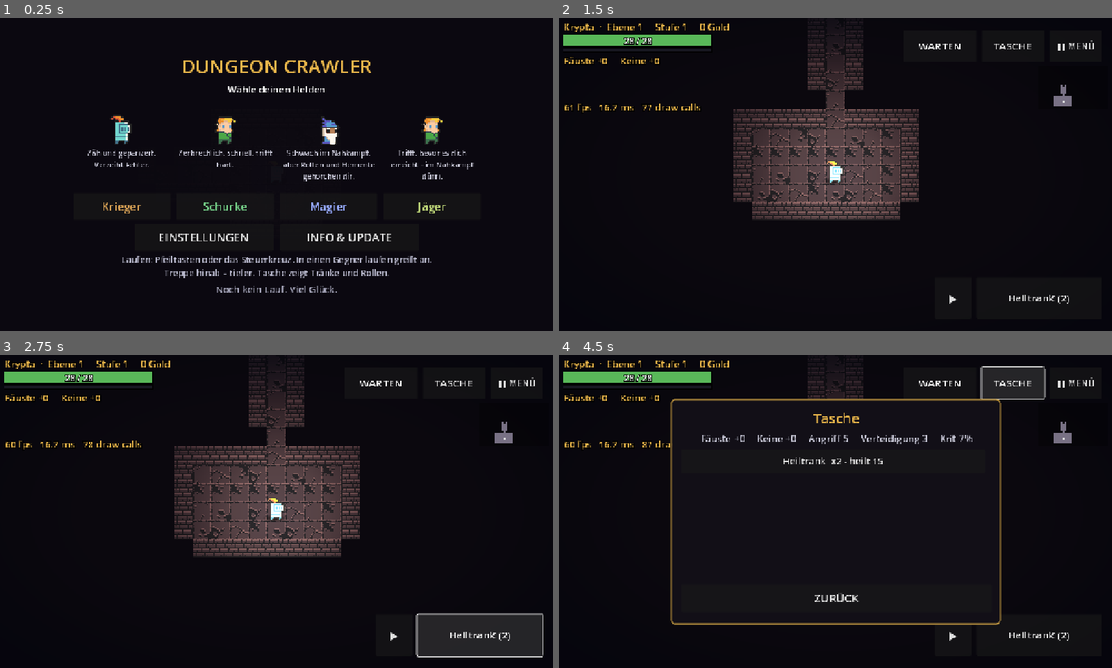
Above: before the commit, frames 1-4 (two rows, left to right).
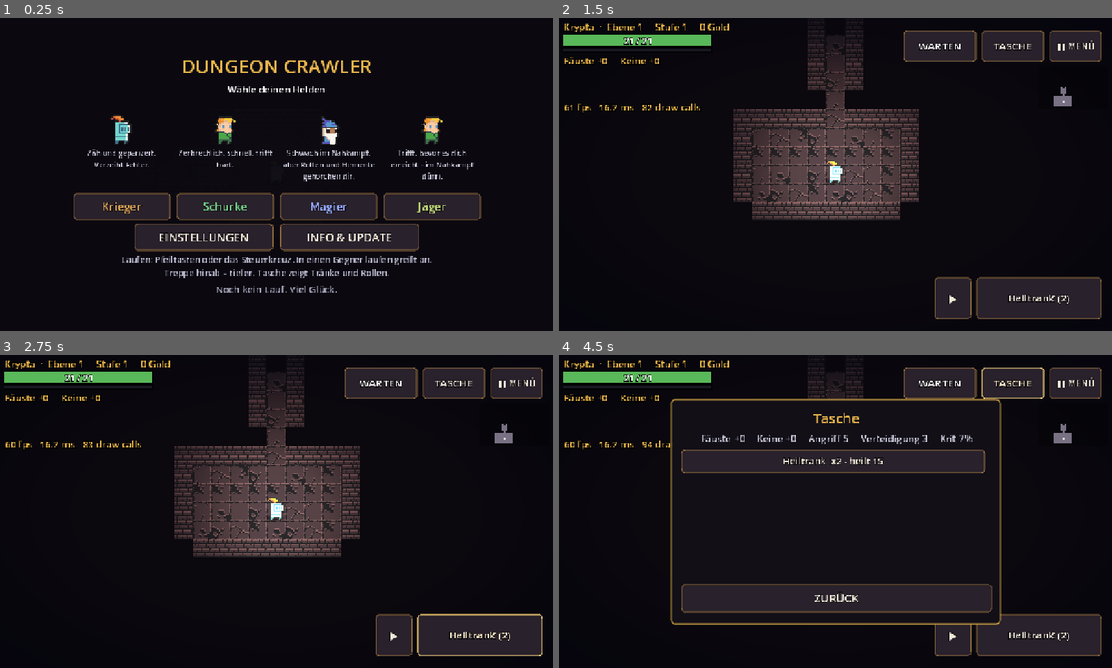
Above: after the commit, the same moments.

Repository: GermanDudeXX/dungeon-crawler
Game: Godot game, scene res://scenes/main.tscn
The game is run twice, just before and just after one commit, with the same random seed, the same clock (stepped at 60 frames per second) and the same inputs.
Inputs (mouse positions are in pixels of both pictures, inside the frame that each line leads up to):
- Up to frame 1 (0.25 s): no input
- Up to frame 2 (1.5 s): click "Krieger" at 0.5 s; click (785, 205) at 1.25 s, where only the run after the commit has a clickable "Schurke"
- Up to frame 3 (2.75 s): click "Heiltrank (2)" at 2 s
- Up to frame 4 (4.5 s): click "▶" at 2.75 s; click "WARTEN" at 3.5 s; click "TASCHE" at 4.25 s

The runs differ from the first frame. In frame 1, 1.5% of the frame differs, in the area x 13-88%, y 55-75%; in frame 2, 1.0%; in frame 3, 1.3%; in frame 4, 2.3%, in the area x 12-99%, y 2-97%.

Commit message:
Godot 1.6.2: Knöpfe aus Stein und Messing, Schwierigkeit gehört zum Lauf
Godots Standardknopf ist eine graue Platte aus einem anderen Programm.
Neben dem Tileset liest er sich wie ein Fehlerfenster. Jetzt derselbe
warme dunkle Stein wie die Fenster, mit Messingkante: heller unter dem
Finger, leuchtend beim Drücken, stumpf und grau, wenn er nicht gedrückt
werden kann - das sagte vorher nur ein etwas blasseres Wort. Gesetzt als
ein Thema auf der ganzen Oberfläche, damit auch alles erbt, was später
gebaut wird, und das ist das meiste.

Das Steuerkreuz bleibt bewusst leiser: es liegt den ganzen Lauf unter
einem Daumen, und acht messinggeränderte Platten in der Ecke wären das
Lauteste im ganzen Verlies.

Die Schwierigkeit stand in den Einstellungen zwischen Ton und rotem Blitz
und ließ sich mitten im Lauf umstellen. Das ändert an dem, was schon auf
der Ebene steht, gar nichts - ein Hardcore-Lauf konnte also auf Leicht zu
Ende gespielt werden. Sie gehört zum Lauf, also wird sie nach der
Heldenwahl gefragt, in einem eigenen Fenster mit den vier Beschreibungen,
und danach für den ganzen Lauf gehalten. Nachlesen kann man sie auf der
Werte-Seite; der alte Umschaltknopf ist weg.

Co-Authored-By: Claude Opus 5 <noreply@anthropic.com>
Claude-Session: https://claude.ai/code/session_01WQiUvBCjkdxtXigdz77eh9

Diff:
--- a/godot/project.godot
+++ b/godot/project.godot
@@ -17,7 +17,7 @@
 config/name="Dungeon Crawler (Godot)"
 ; What the update button compares against. Keep this in step with
 ; export_presets.cfg - they are two halves of the same number.
-config/version="1.6.1"
+config/version="1.6.2"
 run/main_scene="res://scenes/main.tscn"
 config/features=PackedStringArray("4.4", "GL Compatibility")
 config/icon="res://assets/classes/knight_m_idle_anim_f0.png"
--- a/godot/scripts/game.gd
+++ b/godot/scripts/game.gd
@@ -113,11 +113,12 @@
 var _dead_panel: PanelContainer
 var _dead_text: Label
 var _sound_button: Button
-var _difficulty_button: Button
 var _flash_button: Button
 var _volume_label: Label
 var _diagonal_button: Button
 var _corner_buttons: Array = []  ## the four diagonal keys of the pad
+var _level_panel: PanelContainer ## how hard, asked once, after the hero
+var _picked_class := ""          ## chosen, waiting for a level of play
 var _stats_panel: PanelContainer   ## what the hero actually adds up to
 var _options_panel: PanelContainer ## the title screen, one level down
 var _info_panel: PanelContainer
@@ -3501,6 +3502,7 @@
 	_hud = Control.new()
 	_hud.set_anchors_preset(Control.PRESET_FULL_RECT)
 	_hud.mouse_filter = Control.MOUSE_FILTER_IGNORE
+	_hud.theme = _button_look()
 	layer.add_child(_hud)
 
 	# Everything the player uses while walking lives in one node, so
@@ -3684,9 +3686,63 @@
 	_build_setup_panel()
 	_build_stats_panel()
 	_build_attack_hint()
+	_build_level_panel()
 	_build_options_panel()
 	_build_info_panel()
 	_build_title_panel()
+
+
+## One look for every button in the game.
+##
+## Godot's default button is a grey slab from a different program: it has
+## nothing to do with a torchlit dungeon of brick and old gold, and next
+## to the tileset it reads as a bug report window. This is the same warm
+## dark stone the panels are made of, with a brass edge that brightens
+## under a finger and glows when it is pressed.
+##
+## Set once on the HUD, so every button inside inherits it - including
+## the ones built later, which is most of them.
+func _button_look() -> Theme:
+	var look := Theme.new()
+	look.set_type_variation("", "")
+
+	var resting := StyleBoxFlat.new()
+	resting.bg_color = Color(0.16, 0.13, 0.17)
+	resting.border_color = Color(0.56, 0.42, 0.24)
+	resting.set_border_width_all(2)
+	resting.set_corner_radius_all(8)
+	resting.set_content_margin_all(10)
+	look.set_stylebox("normal", "Button", resting)
+
+	var under_finger: StyleBoxFlat = resting.duplicate()
+	under_finger.bg_color = Color(0.24, 0.19, 0.24)
+	under_finger.border_color = Color(0.86, 0.68, 0.32)
+	look.set_stylebox("hover", "Button", under_finger)
+
+	var pushed: StyleBoxFlat = resting.duplicate()
+	pushed.bg_color = Color(0.40, 0.29, 0.14)
+	pushed.border_color = Color(1.0, 0.82, 0.42)
+	pushed.set_border_width_all(3)
+	look.set_stylebox("pressed", "Button", pushed)
+
+	# A button nobody can press has to look like one. The old theme said so
+	# only with a slightly paler word.
+	var refused: StyleBoxFlat = resting.duplicate()
+	refused.bg_color = Color(0.11, 0.10, 0.12)
+	refused.border_color = Color(0.30, 0.27, 0.30)
+	look.set_stylebox("disabled", "Button", refused)
+
+	var edged: StyleBoxFlat = resting.duplicate()
+	edged.border_color = Color(1.0, 0.86, 0.50)
+	look.set_stylebox("focus", "Button", edged)
+
+	look.set_color("font_color", "Button", Color(0.94, 0.91, 0.85))
+	look.set_color("font_hover_color", "Button", Color(1.0, 0.95, 0.80))
+	look.set_color("font_pressed_color", "Button", Color(1.0, 0.88, 0.52))
+	look.set_color("font_disabled_color", "Button", Color(0.48, 0.46, 0.50))
+	look.set_color("font_outline_color", "Button", Color(0, 0, 0, 0.85))
+	look.set_constant("outline_size", "Button", 3)
+	return look
 
 
 ## A flat rectangle of colour, positioned by hand.
@@ -4152,6 +4208,9 @@
 ## Shuts the topmost thing that is open and says whether there was one.
 ## The order is the order they sit in front of each other.
 func close_topmost() -> bool:
+	if _level_panel != null and _level_panel.visible:
+		close_levels()
+		return true
 	if _attack_panel != null and _attack_panel.visible:
 		_attack_never_mind()
 		return true
@@ -5112,6 +5171,8 @@
 	var rows: Array[String] = []
 	rows.append("Klasse:  %s          Stufe %d  (%d / %d XP)" % [
 		Data.class_by_id(p.hero_class)["name"], p.level, p.xp, p.xp_to_next])
+	rows.append("Schwierigkeit:  %s  (für diesen Lauf festgelegt)" %
+		Data.difficulty_by_id(difficulty)["name"])
 	rows.append("")
 	rows.append("Leben:  %d / %d%s" % [p.hp, p.max_hp,
 		"    Schild %d" % p.shield if p.shield > 0 else ""])
@@ -5311,13 +5372,6 @@
 	_music_button.pressed.connect(toggle_music)
 	row.add_child(_music_button)
 
-	# The difficulty sits with the other switches rather than on a page
-	# of its own: it is picked once, in the same breath as the sound.
-	_difficulty_button = Button.new()
-	_difficulty_button.custom_minimum_size = Vector2(300, 54)
-	_difficulty_button.add_theme_font_size_override("font_size", 24)
-	_difficulty_button.pressed.connect(cycle_difficulty)
-	row.add_child(_difficulty_button)
 
 	# The red wash is the one effect people ask to turn off.
 	_flash_button = Button.new()
@@ -5400,10 +5454,6 @@
 	if _sound_button == null:
 		return
 	_sound_button.text = "Ton: %s" % ("AN" if settings["sound"] else "AUS")
-	if _difficulty_button != null:
-		var level_of_play := Data.difficulty_by_id(difficulty)
-		_difficulty_button.text = "Schwierigkeit: %s" % level_of_play["name"]
-		_difficulty_button.tooltip_text = level_of_play["desc"]
 	if _flash_button != null:
 		_flash_button.text = "Roter Blitz: %s" % ("AN" if settings.get("flash", true) else "AUS")
 	if _pause_sound != null:
@@ -5439,6 +5489,10 @@
 	var corners: bool = settings.get("diagonal", true)
 	for button in _pad_buttons:
 		button.visible = use_pad and (corners or not _corner_buttons.has(button))
+		# Quieter than the rest: the pad is under a thumb for the whole
+		# run, and eight brass-edged slabs in the corner of the screen
+		# would be the loudest thing in the dungeon.
+		button.modulate = Color(1, 1, 1, 0.62)
 
 
 func toggle_auto_shoot() -> void:
@@ -5465,21 +5519,6 @@
 	_refresh_settings()
 	audio.play("equip")
 
-
-## Walks through the four levels of play. Only settable from the title
-## screen, which is the only place it is shown - changing it mid-run
-## would rescale monsters that were already built.
-func cycle_difficulty() -> void:
-	var at := 0
-	for i in Data.DIFFICULTIES.size():
-		if Data.DIFFICULTIES[i]["id"] == difficulty:
-			at = i
-			break
-	difficulty = Data.DIFFICULTIES[(at + 1) % Data.DIFFICULTIES.size()]["id"]
-	settings["difficulty"] = difficulty
-	Settings.write(settings)
-	_refresh_settings()
-	audio.play("equip")
 
 func toggle_flash() -> void:
 	settings["flash"] = not settings.get("flash", true)
@@ -5592,7 +5631,7 @@
 		pick.custom_minimum_size = Vector2(0, 62)
 		pick.add_theme_font_size_override("font_size", 26)
 		pick.add_theme_color_override("font_color", info["color"])
-		pick.pressed.connect(choose_class.bind(info["id"]))
+		pick.pressed.connect(offer_levels.bind(info["id"]))
 		card.add_child(pick)
 
 	# Two doors instead of a wall of switches.
@@ -5727,6 +5766,84 @@
 	_attack_step = Vector2i.ZERO
 
 
+## How hard it should be, asked once, after the hero is picked.
+##
+## It used to sit in the settings between the sound and the red flash,
+## where it could be changed in the middle of a run - and changing it
+## mid-run changes nothing that is already standing on the floor, so a
+## hardcore run could be finished on easy. It belongs to the run, so it
+## is asked at the start of one and then held for its whole length.
+func _build_level_panel() -> void:
+	_level_panel = PanelContainer.new()
+	_level_panel.custom_minimum_size = Vector2(820, 560)
+	_level_panel.visible = false
+	_solid_panel(_level_panel)
+	_hud.add_child(_centred(_level_panel))
+
+	var column := VBoxContainer.new()
+	column.add_theme_constant_override("separation", 12)
+	_level_panel.add_child(column)
+
+	var heading := Label.new()
+	heading.text = "Wie schwer?"
+	heading.horizontal_alignment = HORIZONTAL_ALIGNMENT_CENTER
+	heading.add_theme_font_size_override("font_size", 36)
+	heading.add_theme_color_override("font_color", Color(0.91, 0.71, 0.29))
+	column.add_child(heading)
+
+	var note := Label.new()
+	note.text = "Gilt für den ganzen Lauf und lässt sich danach nicht mehr ändern."
+	note.horizontal_alignment = HORIZONTAL_ALIGNMENT_CENTER
+	note.autowrap_mode = TextServer.AUTOWRAP_WORD_SMART
+	note.custom_minimum_size = Vector2(760, 0)
+	note.add_theme_font_size_override("font_size", 20)
+	note.add_theme_color_override("font_color", Color(0.78, 0.78, 0.86))
+	column.add_child(note)
+
+	for entry in Data.DIFFICULTIES:
+		var pick := Button.new()
+		pick.text = "%s - %s" % [entry["name"], entry["desc"]]
+		pick.custom_minimum_size = Vector2(0, 74)
+		pick.add_theme_font_size_override("font_size", 22)
+		pick.pressed.connect(start_at_level.bind(str(entry["id"])))
+		column.add_child(pick)
+
+	var back := Button.new()
+	back.text = "ZURÜCK"
+	back.custom_minimum_size = Vector2(0, 58)
+	back.add_theme_font_size_override("font_size", 24)
+	back.pressed.connect(close_levels)
+	column.add_child(back)
+
+
+## The hero is chosen; now the level of play.
+func offer_levels(id: String) -> void:
+	_picked_class = id
+	if _level_panel == null:
+		choose_class(id)
+		return
+	_level_panel.get_parent().move_to_front()
+	_level_panel.visible = true
+	audio.play("equip")
+
+
+## Locks it in and starts the run. The choice is remembered as next
+## time's suggestion, but never applied behind anyone's back: the panel
+## always asks.
+func start_at_level(id: String) -> void:
+	difficulty = id
+	settings["difficulty"] = id
+	Settings.write(settings)
+	_level_panel.visible = false
+	_refresh_settings()
+	choose_class(_picked_class)
+
+
+func close_levels() -> void:
+	if _level_panel != null:
+		_level_panel.visible = false
+
+
 ## The switches, one level below the title screen.
 func _build_options_panel() -> void:
 	_options_panel = PanelContainer.new()
@@ -5851,6 +5968,7 @@
 ## the choice is never made against the corpse of the last run.
 func show_title() -> void:
 	choosing = true
+	close_levels()
 	close_options()
 	close_info()
 	close_pause()
Not shown, changed: godot/export_presets.cfg
Not shown, changed: CHANGELOG.md
